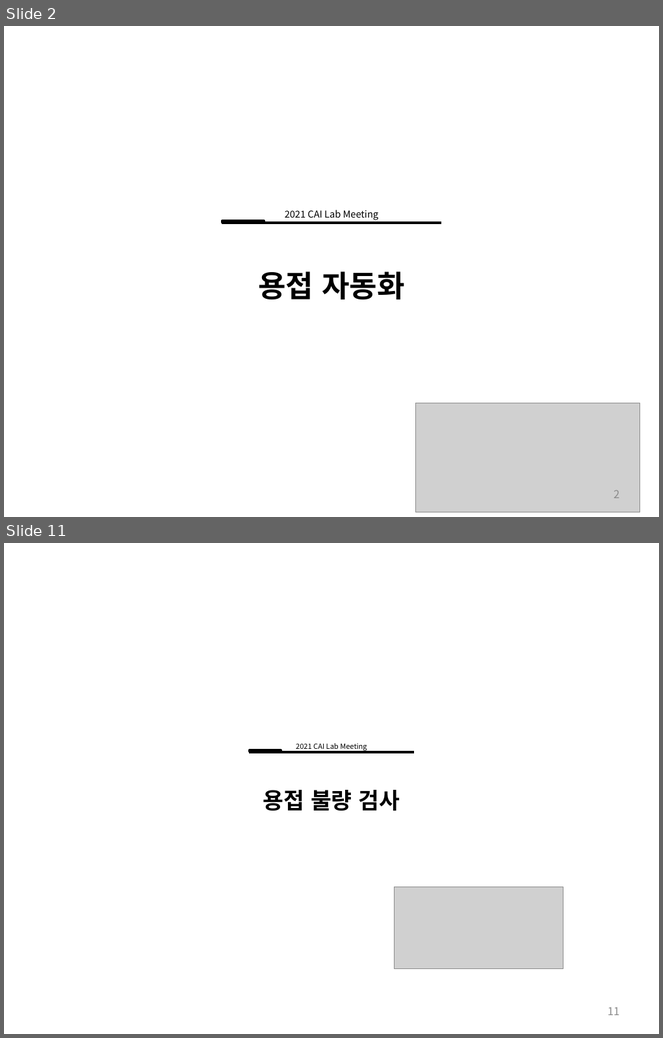
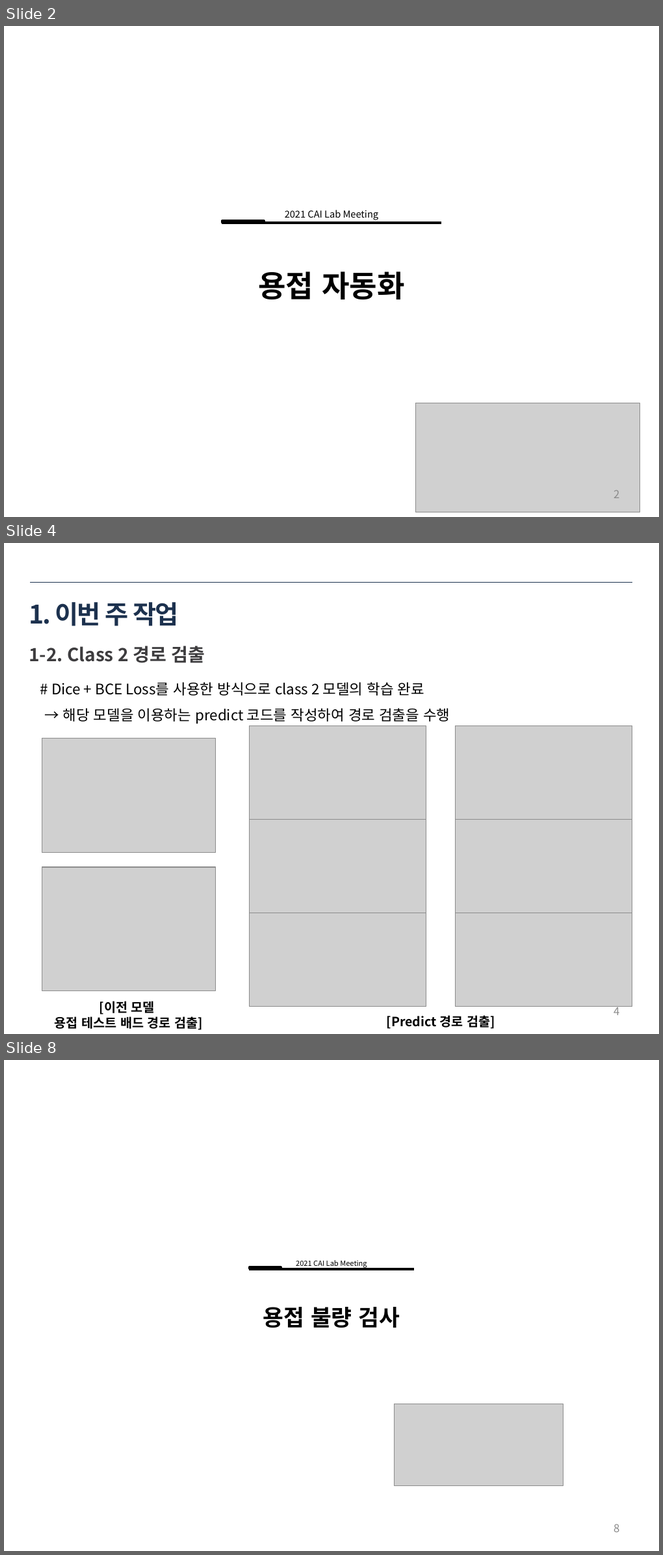
Before and after one commit to ssh6189/2022.01.15, a slide deck: 2022년 1월 15일 용접자동화로봇.pptx. Shown one above the other, each under a label of ours: slides 2 and 11 before the commit, slides 2, 4 and 8 after it; the slides between them are not shown. The pictures are 663x1038 and 663x1555 pixels, drawn with LibreOffice and Linux fonts; fonts in the diff are those of the drawing; grey boxes stand for pictures. Boxes give left, top, right and bottom in pixels: in the first picture for what was removed or moved away, otherwise in the second. Text is boxed around its words. In the diff, an @@ line names an element or a change of style, - is before the commit and + after.

```diff
--- a/2022년 1월 15일 용접자동화로봇.pptx
+++ b/2022년 1월 15일 용접자동화로봇.pptx
@@ slide 4 added at (x1=4, y1=543, x2=659, y2=1034), background #FFFFFF @@
@@ line added from (30, 582) to (633, 582), #1C314E 0.25 pt @@
@@ title added at (x1=29, y1=602, x2=178, y2=626), 28 pt, text #1C314E, bold @@
+1. 이번 주 작업
@@ text added at (x1=29, y1=646, x2=206, y2=663), 20 pt, text #3D3C3E, bold @@
+1-2. Class 2 경로 검출
@@ text added at (x1=51, y1=682, x2=450, y2=724), 16 pt, text #000000 @@
+# Dice + BCE Loss를 사용한 방식으로 class 2 모델의 학습 완료
+→ 해당 모델을 이용하는 predict 코드를 작성하여 경로 검출을 수행
@@ picture added at (x1=42, y1=738, x2=217, y2=853) @@
@@ picture added at (x1=42, y1=867, x2=217, y2=991) @@
@@ text added at (x1=55, y1=1001, x2=203, y2=1031), 14 pt, text #000000, bold @@
+[이전 모델
+용접 테스트 배드 경로 검출]
@@ page number added at (x1=614, y1=1006, x2=620, y2=1016), 12 pt, text #8C8C8C @@
+4
@@ group added at (x1=250, y1=726, x2=633, y2=1029): 6 pictures, 1 text @@
+[Predict 경로 검출]
@@ what was slide 11 is now slide 8 @@
@@ page number at (x1=614, y1=1524, x2=620, y2=1533): text changed @@
-11
+8
```
Also in this commit, not shown: 4 slides changed, 3 other slides added, 11 slides removed, 1 other file.
